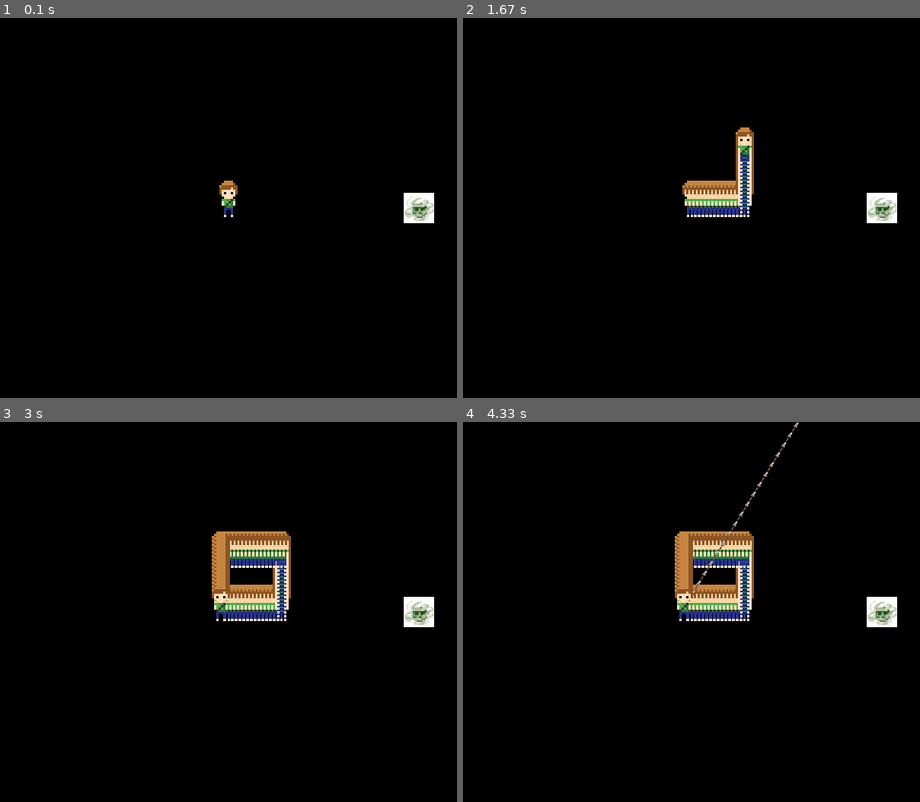
Above: before the commit, frames 1-4 (two rows, left to right).
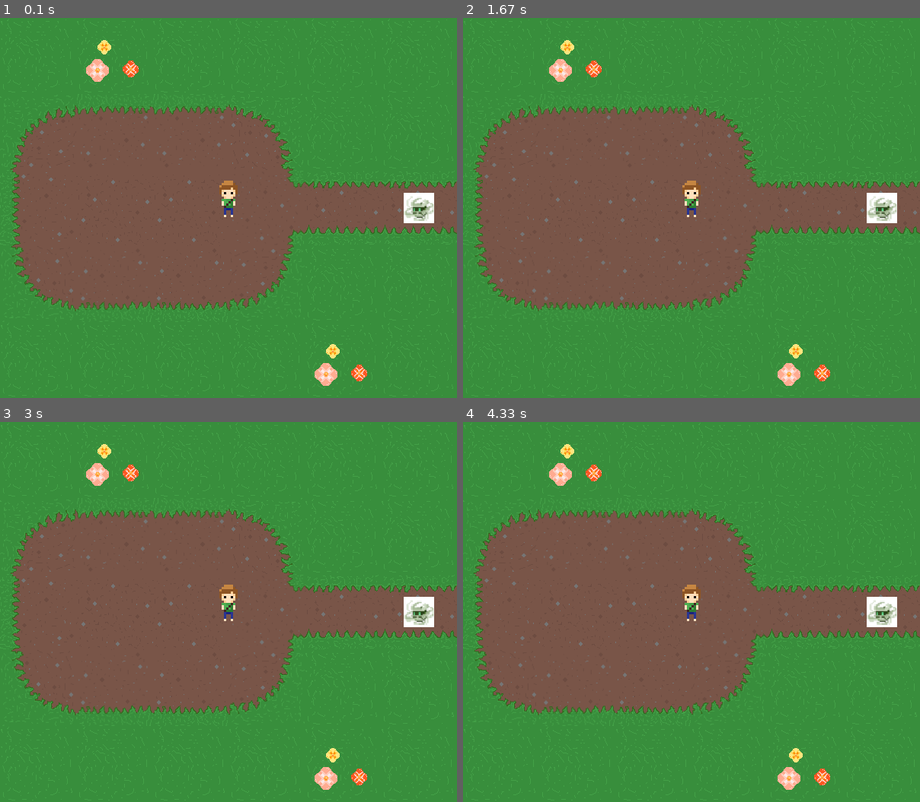
Above: after the commit, the same moments.

Repository: TomasPires/Projeto_Final_pygame
Game: pygame game, started from treasures_and_burial.py
Same seed, same stepped clock (60 frames per second), same inputs: the game is played once before the commit and once after it.
Inputs (mouse positions are in pixels of both pictures, inside the frame that each line leads up to):
- Up to frame 1 (0.1 s): no input
- Up to frame 2 (1.67 s): hold D 0.33-0.8 s; move the mouse to (673, 223) at 0.37 s; hold W 0.83-1.3 s; move the mouse to (837, 196) at 0.87 s
- Up to frame 3 (3 s): hold A 1.83-2.37 s; move the mouse to (86, 555) at 1.87 s; hold S 2.4-2.87 s; move the mouse to (297, 479) at 2.43 s
- Up to frame 4 (4.33 s): tap Space at 3.4 s

The runs differ from the first frame. In frame 1, 99% of the frame differs, in the area x 0-100%, y 0-100%; in frame 2, 99%; in frame 3, 99%; in frame 4, 99%.

Commit message:
Correção* Continuação mudança de mapa

Diff:
--- a/treasures_and_burial.py
+++ b/treasures_and_burial.py
@@ -25,13 +25,40 @@
 window = pygame.display.set_mode((WIDTH, HEIGHT))
 pygame.display.set_caption('Treasures and Burial')
 clock = pygame.time.Clock()
-map_n0 = 1
-map_n1 = 1
+
 
 def load_assets():
     assets = {}
     assets['arrow_img'] = pygame.image.load('Pixel_TreasuresandBurial/props/objects/projectiles/arrow-16x16.png').convert_alpha()
     assets['character_img'] = pygame.image.load('Pixel_TreasuresandBurial/props/characters/front/char0.0-96x96.png').convert_alpha()
+    char_front = []
+    for i in range(0,8):
+        filename = 'Pixel_TreasuresandBurial/props/characters/front/char0.{0}-96x96.png'.format(i)
+        img = pygame.image.load(filename).convert_alpha()
+        img = pygame.transform.scale(img,(CHAR_SIZE, CHAR_SIZE))
+        char_front.append(img)
+    char_right = []
+    for i in range(0,10):
+        filename = 'Pixel_TreasuresandBurial/props/characters/right/char1.{0}-96x96.png'.format(i)
+        img = pygame.image.load(filename).convert_alpha()
+        img = pygame.transform.scale(img,(CHAR_SIZE, CHAR_SIZE))
+        char_right.append(img)
+    char_back = []
+    for i in range(0,8):
+        filename = 'Pixel_TreasuresandBurial/props/characters/back/char2.{0}-96x96.png'.format(i)
+        img = pygame.image.load(filename).convert_alpha()
+        img = pygame.transform.scale(img,(CHAR_SIZE, CHAR_SIZE))
+        char_back.append(img)
+    char_left = []
+    for i in range(0,10):
+        filename = 'Pixel_TreasuresandBurial/props/characters/left/char3.{0}-96x96.png'.format(i)
+        img = pygame.image.load(filename).convert_alpha()
+        img = pygame.transform.scale(img,(CHAR_SIZE, CHAR_SIZE))
+        char_left.append(img)
+    assets['char_front'] = char_front
+    assets['char_right'] = char_right
+    assets['char_back'] = char_back
+    assets['char_left'] = char_left
     assets['init_screen'] = pygame.image.load('Pixel_TreasuresandBurial/img/introscreen-500x400.png').convert()
     assets['init_screen'] = pygame.transform.scale(assets['init_screen'], (WIDTH,HEIGHT))
     over_anim = []
@@ -41,34 +68,6 @@
         img = pygame.transform.scale(img,(WIDTH,HEIGHT))
         over_anim.append(img)
     assets['over_screen'] = over_anim
-    anim_right = []
-    anim_left = []
-    anim_front = []
-    anim_back = []
-    for i in range(10):
-        frame_right = 'Pixel_TreasuresandBurial/props/characters/right/char1.{0}-96x96.png'.format(i)
-        img = pygame.image.load(frame_right).convert_alpha()
-        img = pygame.transform.scale(img,(CHAR_SIZE,CHAR_SIZE))
-        anim_right.append(img)
-    assets['character_right'] = anim_right
-    for i in range(10):
-        frame_left = 'Pixel_TreasuresandBurial/props/characters/left/char3.{0}-96x96.png'.format(i)
-        img = pygame.image.load(frame_left).convert_alpha()
-        img = pygame.transform.scale(img,(CHAR_SIZE,CHAR_SIZE))
-        anim_left.append(img)
-    assets['character_left'] = anim_left
-    for i in range(8):
-        frame_front = 'Pixel_TreasuresandBurial/props/characters/front/char0.{0}-96x96.png'.format(i)
-        img = pygame.image.load(frame_front).convert_alpha()
-        img = pygame.transform.scale(img,(CHAR_SIZE,CHAR_SIZE))
-        anim_front.append(img)
-    assets['character_front'] = anim_front
-    for i in range(8):
-        frame_back = 'Pixel_TreasuresandBurial/props/characters/back/char2.{0}-96x96.png'.format(i)
-        img = pygame.image.load(frame_back).convert_alpha()
-        img = pygame.transform.scale(img,(CHAR_SIZE,CHAR_SIZE))
-        anim_front.append(img)
-    assets['character_back'] = anim_back
     anim_torch = []
     for i in range(1,5):
         frame_torch = 'Pixel_TreasuresandBurial/props/animation/fire{0}-128x128.png'.format(i)
@@ -150,22 +149,29 @@
     def __init__(self, groups, assets):
         pygame.sprite.Sprite.__init__(self)
 
-        self.image = assets['character_img']
+        self.groups = groups
+        self.assets = assets
+        #Tiro
+        self.last_shot = pygame.time.get_ticks()
+        self.shoot_ticks = 500
+        #Animção
+        self.imgkey = 'char_front'
+        self.index = 0
+        #Imagem
+        self.image = self.assets[self.imgkey][self.index]
         self.rect = self.image.get_rect()
         self.mask = pygame.mask.from_surface(self.image)
         self.rect.centerx = WIDTH/2
         self.rect.centery = HEIGHT/2
+        #Movimento
         self.delta = {"left":0,"right":0,"up":0,"down":0}
         self.speed = 5
-        self.groups = groups
-        self.assets = assets
-
-        self.last_shot = pygame.time.get_ticks()
-        self.shoot_ticks = 500
 
     def update(self):
-        self.rect.x += (self.delta["right"]-self.delta["left"])*self.speed
-        self.rect.y += (self.delta["down"]-self.delta["up"])*self.speed
+        self.deltax = (self.delta["right"]-self.delta["left"])*self.speed #Variáveis de delta para serem utilizadas, também, na animação
+        self.deltay = (self.delta["down"]-self.delta["up"])*self.speed
+        self.rect.x += self.deltax
+        self.rect.y += self.deltay
 
         if self.rect.right > WIDTH:
             self.rect.right = WIDTH
@@ -175,6 +181,31 @@
             self.rect.top = 0
         if self.rect.bottom > HEIGHT:
             self.rect.bottom = HEIGHT
+
+        if self.deltax != 0:
+            if self.delta['right'] > 0:
+                self.imgkey = 'char_right'
+                self.index += 1
+            elif self.delta['left'] > 0:
+                self.imgkey = 'char_left'
+                self.index += 1
+        elif self.deltay != 0 and self.deltax == 0:
+            if self.delta['up'] > 0:
+                self.imgkey = 'char_back'
+                self.index += 1
+            elif self.delta['down'] > 0:
+                self.imgkey = 'char_front'
+                self.index += 1
+        elif self.deltax == 0 and self.deltay == 0:
+            self.imgkey = 'char_front'
+            self.index = 0
+
+        if self.index >= len(self.assets[self.imgkey]):
+            self.index = 0
+
+        self.image = self.assets[self.imgkey][self.index]
+
+
 
     def shoot(self):
         now = pygame.time.get_ticks()
@@ -274,26 +305,34 @@
         self.rect = self.image.get_rect()
 
 #Função de troca de mapa
-def map_def(player,map_name):
-
+def map_def(player,map_n0,map_n1,assets):
+    map_name = 'map{0}.{1}'.format(map_n0,map_n1)
+    map_key = map_name
+    map_img = assets['maps'][map_key]
     if player.rect.top == 0 and 500 < player.rect.centerx < 600:
         if 'map{0}.{1}'.format(map_n0,(map_n1+1)) in assets['maps']:
-            map_n1 += 1
-            player.rect.centerx = 0
+            map_n1 +=1
+            MAP = map_def(player,map_n0,map_n1,assets)
+            window.blit(MAP,(0,0))
+            pygame.display.update()
         else:
-            map_n1 += 0
+            map_n1 +=0
     elif 200 < player.rect.centery < 300 and player.rect.right == WIDTH:
         if 'map{0}.{1}'.format((map_n0+1),map_n1) in assets['maps']:
             map_n0 += 1
-            player.rect.centerx = 0
+            MAP = map_def(player,map_n0,map_n1,assets)
+            window.blit(MAP,(0,0))
+            pygame.display.update()
         else:
             map_n0 += 0
-
     map_name = 'map{0}.{1}'.format(map_n0,map_n1)
-    map_img = assets['maps'][map_name]
-    return map_n0,map_n1
+    map_key = map_name
+    map_img = assets['maps'][map_key]
+    return map_img
 
 def game_window(window):
+    map_n0 = 1 #primeiro digito do código do mapa
+    map_n1 = 1 #segundo digito do código do mapa
     #grupos das sprites
     all_sprites = pygame.sprite.Group()
     all_arrows = pygame.sprite.Group()
@@ -306,7 +345,7 @@
     assets = load_assets()
     player = Char(groups, assets)
     enemy = Enemy(groups, assets, player)
-    water_mask = MapMask(assets['masks']['map3.1'])
+    water_mask = MapMask(assets['masks']['map2.2'])
     all_sprites.add(player)
     all_enemies.add(enemy)
     water_mask_group.add(water_mask)
@@ -355,6 +394,9 @@
             player.undo()
             print(in_water)
 
+        MAP = map_def(player,map_n0,map_n1,assets)
+        window.blit(MAP,(0,0))
+
         all_sprites.draw(window)
         all_arrows.draw(window)
         all_enemies.draw(window)
